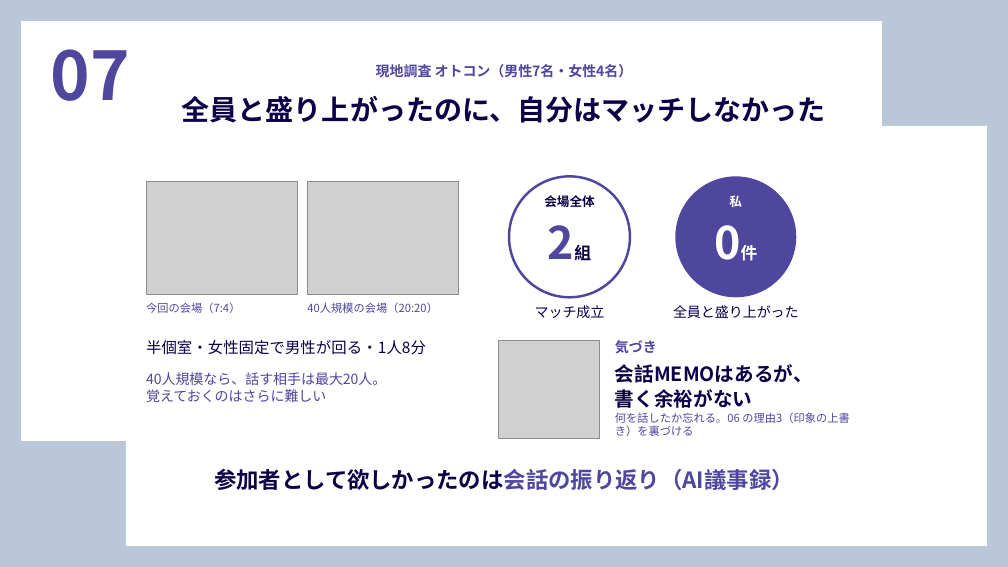
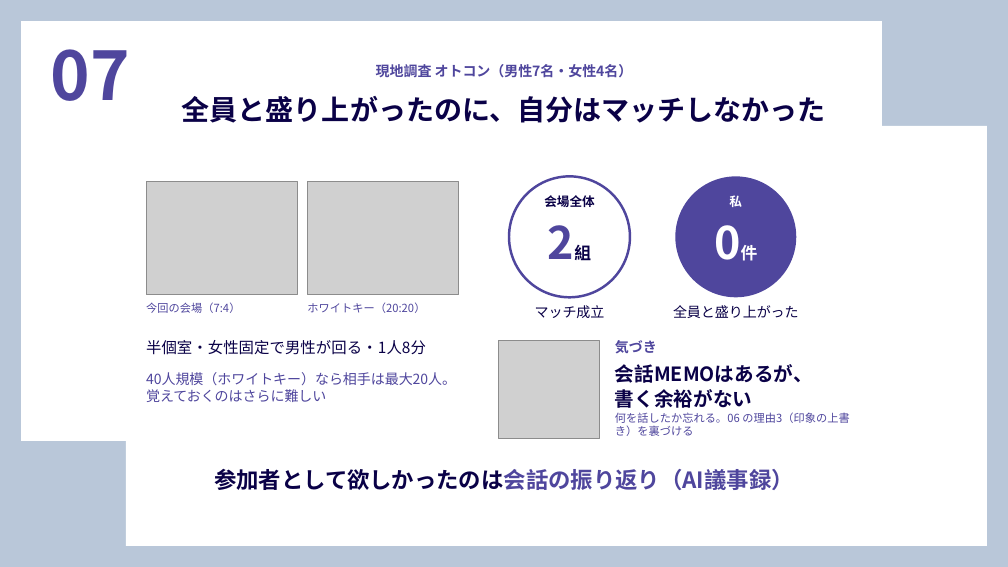
Before and after one commit to waka1220/waka1220, a slide deck: slide 1 of slides/slide07_field_research.pptx. Drawn at 1008x567 pixels with LibreOffice and Linux fonts; fonts in the diff are those of the drawing; grey boxes stand for pictures. Boxes give left, top, right and bottom in pixels: in the first picture for what was removed or moved away, otherwise in the second. Text is boxed around its words. In the diff, an @@ line names an element or a change of style, - is before the commit and + after.

```diff
--- a/slides/slide07_field_research.pptx
+++ b/slides/slide07_field_research.pptx
@@ text at (307, 302, 425, 313): text changed @@
-40人規模の会場（20:20）
+ホワイトキー（20:20）
@@ text at (146, 372, 456, 385): text changed @@
-40人規模なら、話す相手は最大20人。
+40人規模（ホワイトキー）なら相手は最大20人。
```
Also in this commit, not shown: 6 other files.
